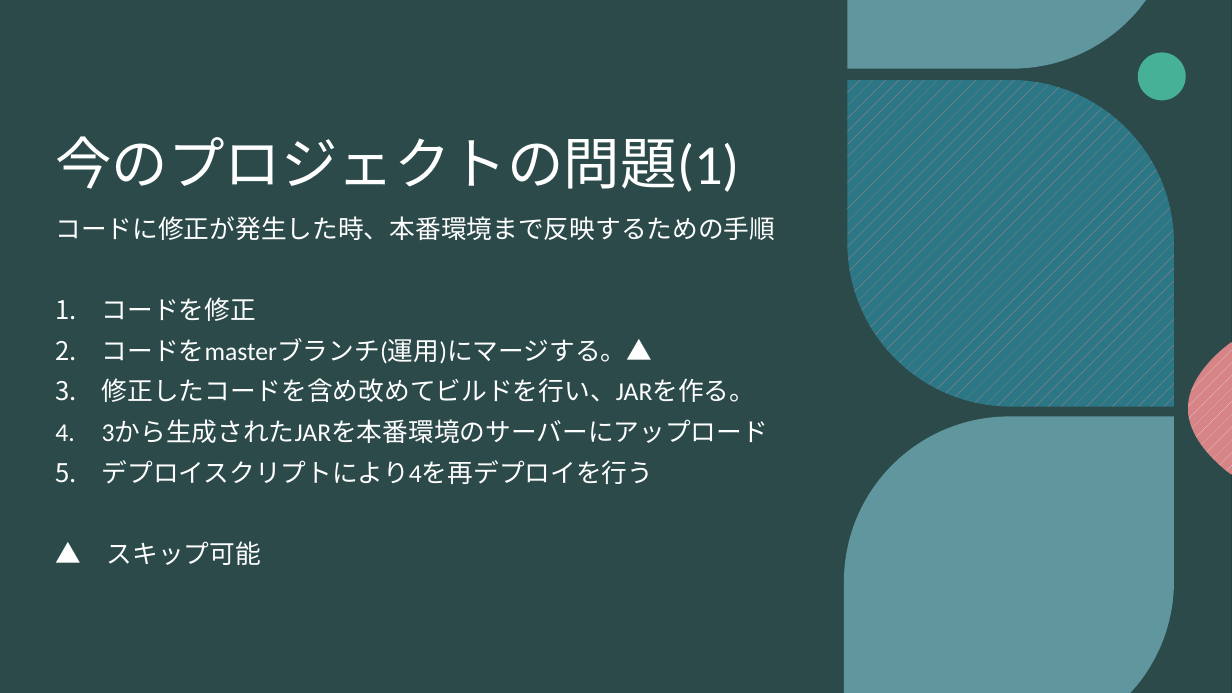
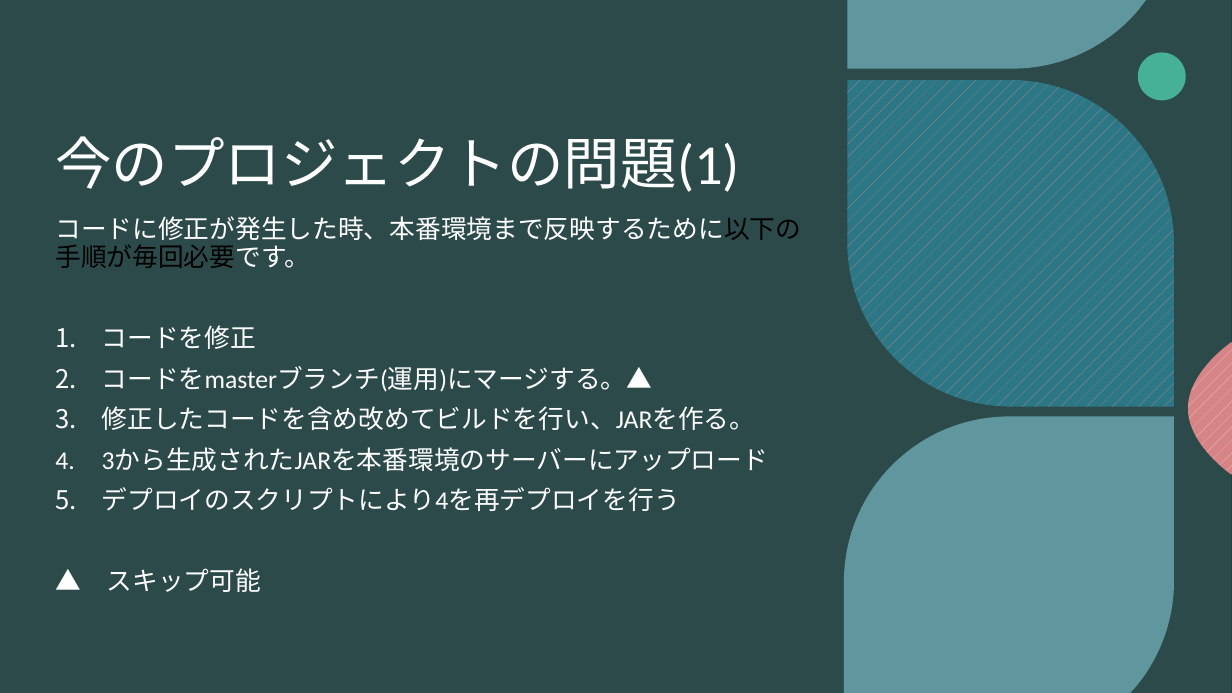
Before and after one commit to bittap/azusato, a slide deck: slide 3 of document/CI・CD/デプロイ自動化.pptx. Drawn at 1232x693 pixels with LibreOffice and Linux fonts; fonts in the diff are those of the drawing; background and template pictures are left out. Boxes give left, top, right and bottom in pixels: in the first picture for what was removed or moved away, otherwise in the second. Text is boxed around its words. In the diff, an @@ line names an element or a change of style, - is before the commit and + after.

```diff
--- a/document/CI・CD/デプロイ自動化.pptx
+++ b/document/CI・CD/デプロイ自動化.pptx
@@ text at bbox=[55, 216, 801, 268]: text changed @@
-コードに修正が発生した時、本番環境まで反映するための手順
+コードに修正が発生した時、本番環境まで反映するために以下の手順が毎回必要です。
@@ text at bbox=[102, 487, 680, 511]: text changed @@
-5. デプロイスクリプトにより4を再デプロイを行う
+5. デプロイのスクリプトにより4を再デプロイを行う
```
Also in this commit, not shown: 7 other slides changed, 1 slide added.
